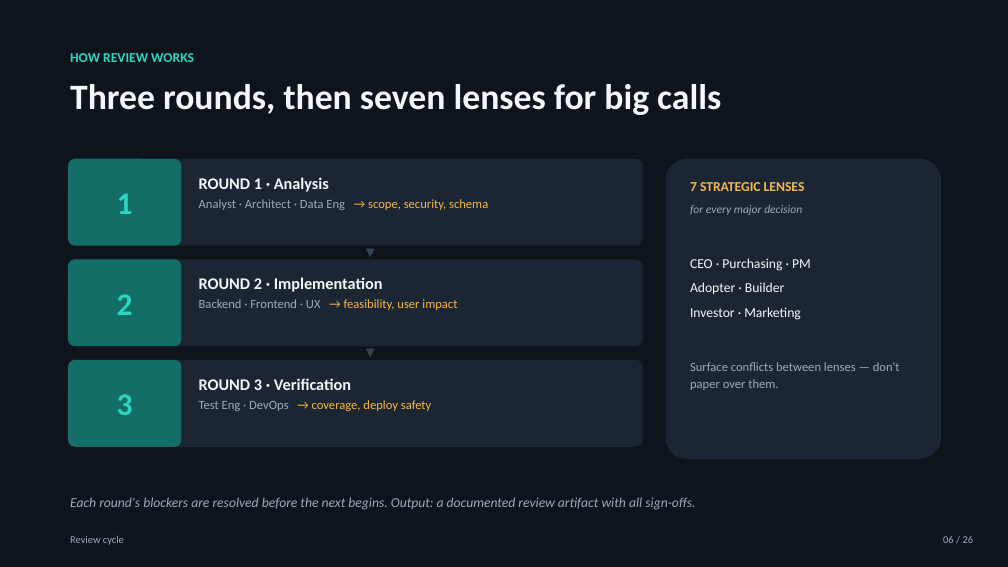
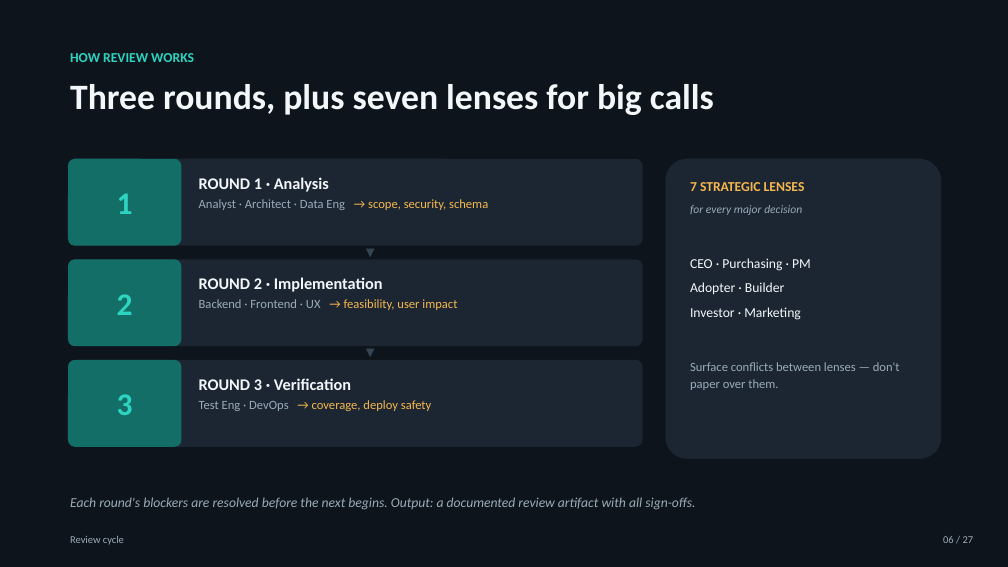
Before and after one commit to drewcurley/agentic-playbook, a slide deck: slide 6 of Agentic-Starter-Overview.pptx. Drawn at 1008x567 pixels with LibreOffice and Linux fonts; fonts in the diff are those of the drawing. Boxes give left, top, right and bottom in pixels: in the first picture for what was removed or moved away, otherwise in the second. Text is boxed around its words. In the diff, an @@ line names an element or a change of style, - is before the commit and + after.

```diff
--- a/Agentic-Starter-Overview.pptx
+++ b/Agentic-Starter-Overview.pptx
@@ text at (70,84,714,115): text changed @@
-Three rounds, then seven lenses for big calls
+Three rounds, plus seven lenses for big calls
@@ text at (943,536,974,543): text changed @@
-06 / 26
+06 / 27
```
Also in this commit, not shown: 22 other slides changed, 1 slide added, 9 other files.
